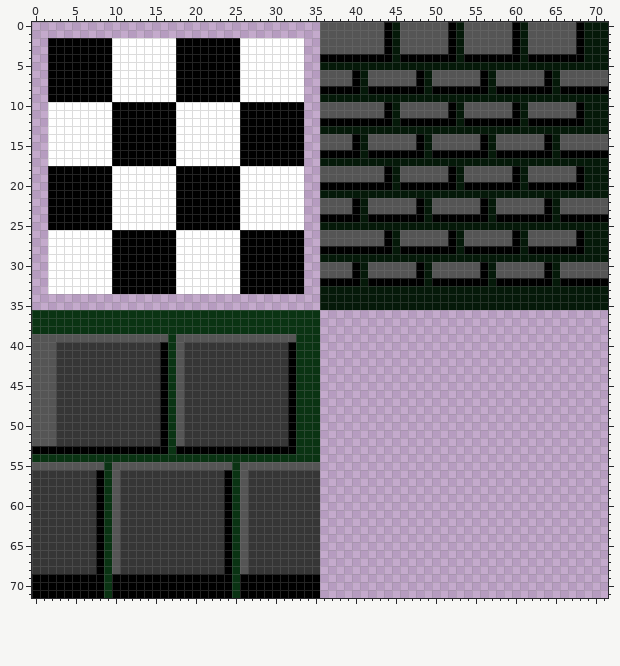
File history of a sprite sheet, MMOProject/tilesets/dungeon2/output_tileset.png. Above, as it was before the edit.
The file is 72x72 pixels. Colours within 5 levels of each other are drawn and written as one.
After the commit:
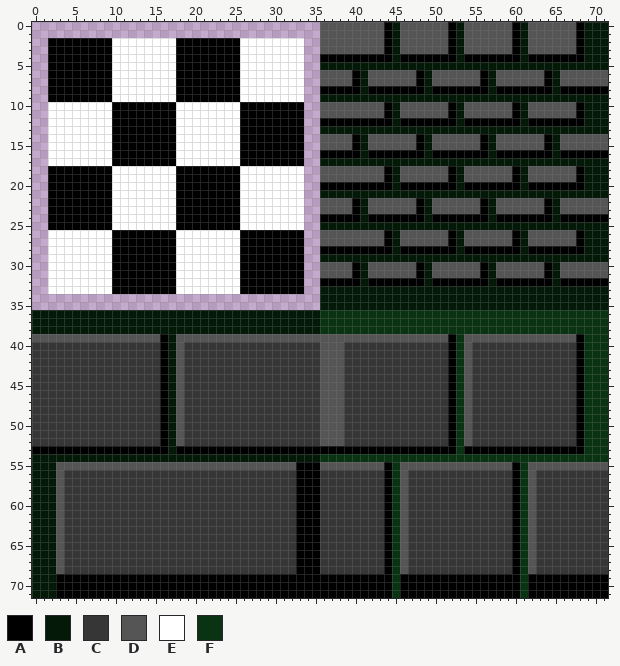
Palette (. is transparent): A #000000  B #051909  C #363636  D #555555  E #ffffff  F #0a3313
Changes in this commit:
Changed rows in their new state; - is an unchanged pixel.
first column x 0:
36 BBBBBBBBBBBBBBBBBBBBBBBBBBBBBBBBBBBBFFFFFFFFFFFFFFFFFFFFFFFFFFFFFFFFFFFF
37 BBBBBBBBBBBBBBBBBBBBBBBBBBBBBBBBBBBBFFFFFFFFFFFFFFFFFFFFFFFFFFFFFFFFFFFF
38 BBBBBBBBBBBBBBBBBBBBBBBBBBBBBBBBBBBBFFFFFFFFFFFFFFFFFFFFFFFFFFFFFFFFFFFF
39 ----------------AB---------------DDDDDDDDDDDDDDDDDDDAFDDDDDDDDDDDDDDAFFF
40 CCC--------------B--------------CCCCDDDCCCCCCCCCCCCCAFDCCCCCCCCCCCCCAFFF
41 CCC--------------B--------------CCCCDDDCCCCCCCCCCCCCAFDCCCCCCCCCCCCCAFFF
42 CCC--------------B--------------CCCCDDDCCCCCCCCCCCCCAFDCCCCCCCCCCCCCAFFF
43 CCC--------------B--------------CCCCDDDCCCCCCCCCCCCCAFDCCCCCCCCCCCCCAFFF
44 CCC--------------B--------------CCCCDDDCCCCCCCCCCCCCAFDCCCCCCCCCCCCCAFFF
45 CCC--------------B--------------CCCCDDDCCCCCCCCCCCCCAFDCCCCCCCCCCCCCAFFF
46 CCC--------------B--------------CCCCDDDCCCCCCCCCCCCCAFDCCCCCCCCCCCCCAFFF
47 CCC--------------B--------------CCCCDDDCCCCCCCCCCCCCAFDCCCCCCCCCCCCCAFFF
48 CCC--------------B--------------CCCCDDDCCCCCCCCCCCCCAFDCCCCCCCCCCCCCAFFF
49 CCC--------------B--------------CCCCDDDCCCCCCCCCCCCCAFDCCCCCCCCCCCCCAFFF
50 CCC--------------B--------------CCCCDDDCCCCCCCCCCCCCAFDCCCCCCCCCCCCCAFFF
51 CCC--------------B--------------CCCCDDDCCCCCCCCCCCCCAFDCCCCCCCCCCCCCAFFF
52 CCC--------------B--------------CCCCDDDCCCCCCCCCCCCCAFDCCCCCCCCCCCCCAFFF
53 -----------------B---------------AAAAAAAAAAAAAAAAAAAAFAAAAAAAAAAAAAAAFFF
54 BBBBBBBBBBBBBBBBBBBBBBBBBBBBBBBBBBBBFFFFFFFFFFFFFFFFFFFFFFFFFFFFFFFFFFFF
55 BBB------D---------------D-------AAADDDDDDDDAFDDDDDDDDDDDDDDAFDDDDDDDDDD
56 BBBD----CCC-------------CCC------AAACCCCCCCCAFDCCCCCCCCCCCCCAFDCCCCCCCCC
57 BBBD----CCC-------------CCC------AAACCCCCCCCAFDCCCCCCCCCCCCCAFDCCCCCCCCC
58 BBBD----CCC-------------CCC------AAACCCCCCCCAFDCCCCCCCCCCCCCAFDCCCCCCCCC
59 BBBD----CCC-------------CCC------AAACCCCCCCCAFDCCCCCCCCCCCCCAFDCCCCCCCCC
60 BBBD----CCC-------------CCC------AAACCCCCCCCAFDCCCCCCCCCCCCCAFDCCCCCCCCC
61 BBBD----CCC-------------CCC------AAACCCCCCCCAFDCCCCCCCCCCCCCAFDCCCCCCCCC
62 BBBD----CCC-------------CCC------AAACCCCCCCCAFDCCCCCCCCCCCCCAFDCCCCCCCCC
63 BBBD----CCC-------------CCC------AAACCCCCCCCAFDCCCCCCCCCCCCCAFDCCCCCCCCC
64 BBBD----CCC-------------CCC------AAACCCCCCCCAFDCCCCCCCCCCCCCAFDCCCCCCCCC
65 BBBD----CCC-------------CCC------AAACCCCCCCCAFDCCCCCCCCCCCCCAFDCCCCCCCCC
66 BBBD----CCC-------------CCC------AAACCCCCCCCAFDCCCCCCCCCCCCCAFDCCCCCCCCC
67 BBBD----CCC-------------CCC------AAACCCCCCCCAFDCCCCCCCCCCCCCAFDCCCCCCCCC
68 BBBD----CCC-------------CCC------AAACCCCCCCCAFDCCCCCCCCCCCCCAFDCCCCCCCCC
69 BBB------A---------------A----------AAAAAAAAAFAAAAAAAAAAAAAAAFAAAAAAAAAA
70 BBB------A---------------A----------AAAAAAAAAFAAAAAAAAAAAAAAAFAAAAAAAAAA
71 BBB------A---------------A----------AAAAAAAAAFAAAAAAAAAAAAAAAFAAAAAAAAAA
Pixel boxes of the changes (left, top, right, bottom) in both pictures:
changed: (32, 310, 608, 598)
